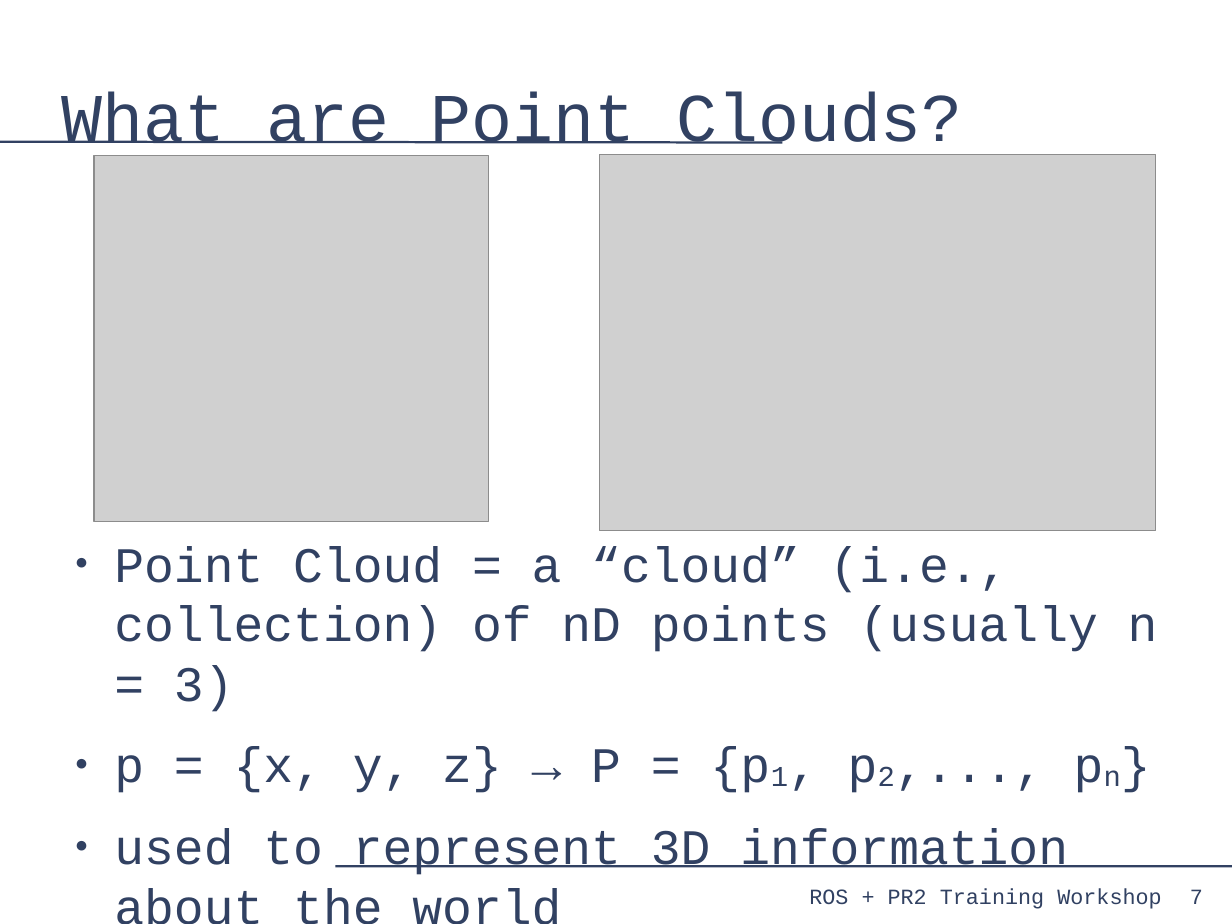
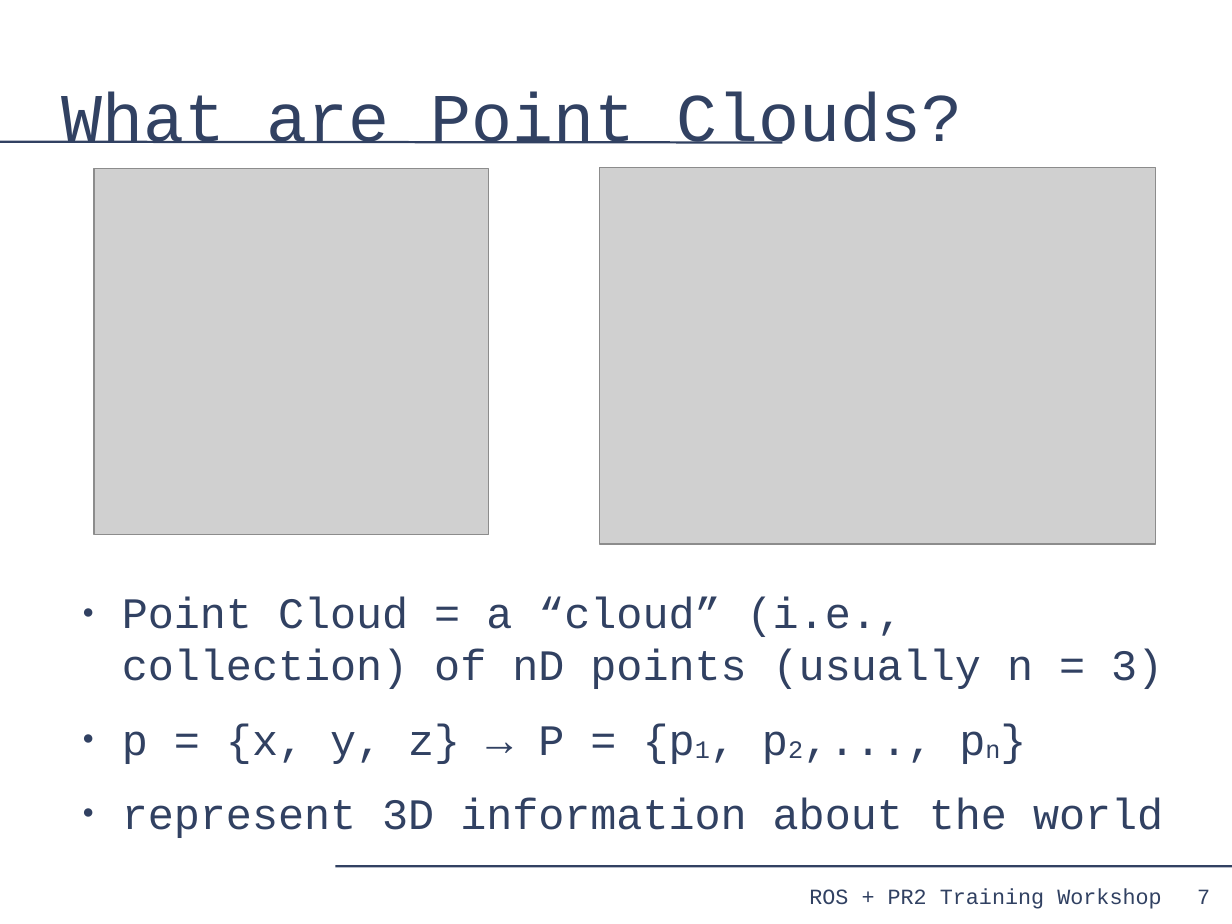
Before and after one commit to PR2/pr2_docs, a slide deck: slide 7 of pr2_training_workshop/processing_laser_data/slides.odp. Drawn at 1232x924 pixels with LibreOffice and Linux fonts; fonts in the diff are those of the drawing; grey boxes stand for pictures. Boxes give left, top, right and bottom in pixels: in the first picture for what was removed or moved away, otherwise in the second. Text is boxed around its words. In the diff, an @@ line names an element or a change of style, - is before the commit and + after.

```diff
--- a/pr2_training_workshop/processing_laser_data/slides.odp
+++ b/pr2_training_workshop/processing_laser_data/slides.odp
@@ picture: place and size @@
-picture at bbox=[94, 155, 489, 521]
+picture at bbox=[94, 169, 489, 534]
@@ picture: place and size @@
-picture at bbox=[600, 154, 1157, 531]
+picture at bbox=[600, 168, 1157, 544]
@@ text "Point Cloud = a “cloud” ...": place and size @@
-text "Point Cloud = a “cloud” ..." at bbox=[114, 546, 1158, 875]
+text "Point Cloud = a “cloud” ..." at bbox=[122, 597, 1163, 838]
@@ text at bbox=[122, 597, 1163, 764]: size 32 to 28 pt in "Point Cloud = a “cloud” (i.e., collection) ...", "p = {x, y, z} → P ..." @@
@@ text at bbox=[122, 797, 1163, 838]: text changed; size 32 to 28 pt @@
-● used to represent 3D information about the world
+● represent 3D information about the world
@@ page number: place and size @@
-page number at bbox=[1190, 889, 1203, 904]
+page number at bbox=[1197, 889, 1210, 904]
```
Also in this commit, not shown: 12 other slides changed, 4 slides added, 1 slide removed.
